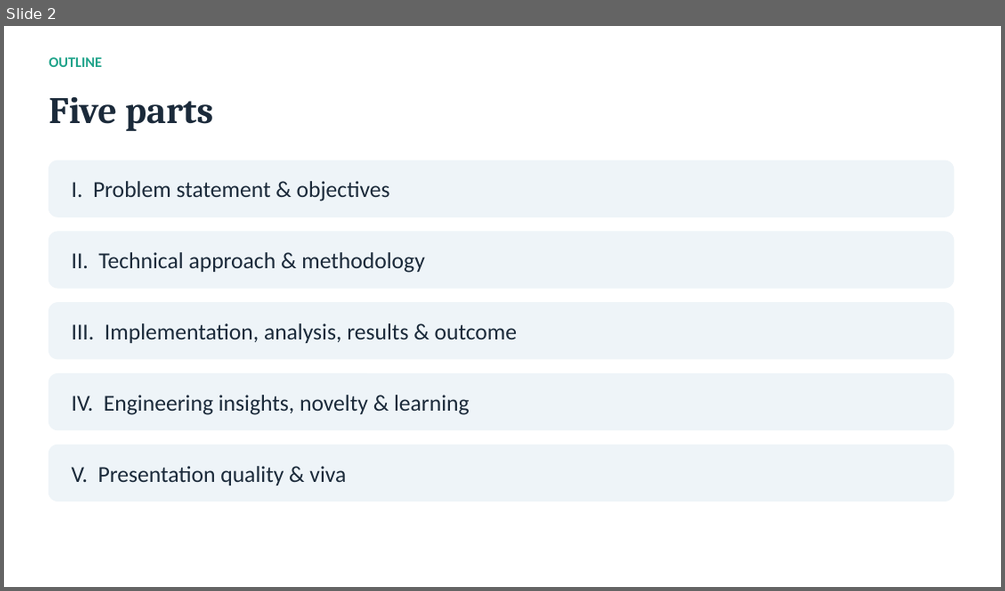
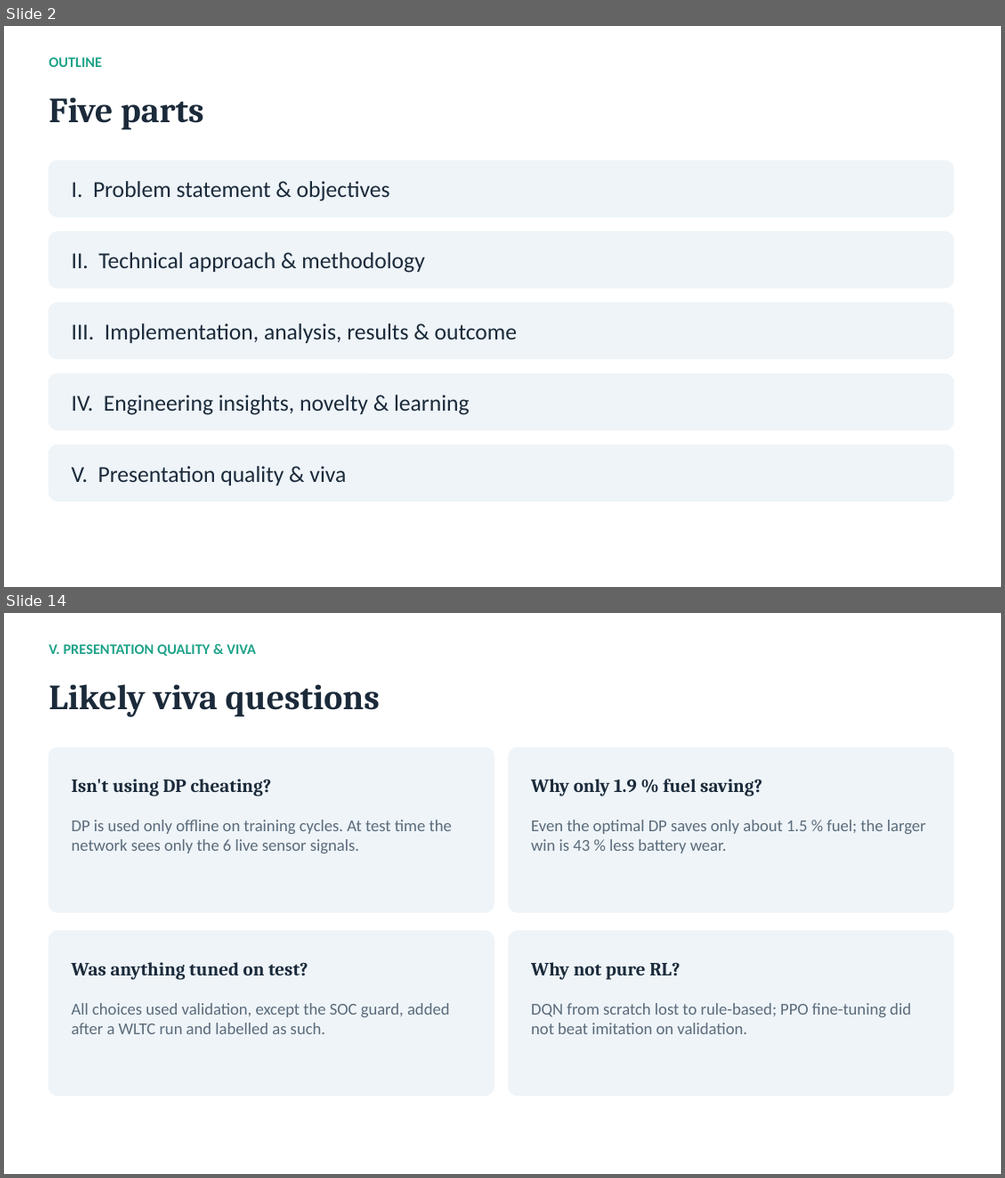
Before and after one commit to Uchihakamal1816/hev-torque-split-drl, a slide deck: HEV_Torque_Split_RL.pptx. Shown one above the other, each under a label of ours: slide 2 before the commit, slides 2 and 14 after it; the slides between them are not shown. The pictures are 1005x591 and 1005x1178 pixels, drawn with LibreOffice and Linux fonts; fonts in the diff are those of the drawing. Boxes give left, top, right and bottom in pixels: in the first picture for what was removed or moved away, otherwise in the second. Text is boxed around its words. In the diff, an @@ line names an element or a change of style, - is before the commit and + after.

```diff
--- a/HEV_Torque_Split_RL.pptx
+++ b/HEV_Torque_Split_RL.pptx
@@ slide 14 added at (x1=4, y1=613, x2=1001, y2=1174), background #FFFFFF @@
@@ text added at (x1=48, y1=644, x2=256, y2=656), 14 pt, text #1FA38A, bold @@
+V. PRESENTATION QUALITY & VIVA
@@ text added at (x1=48, y1=684, x2=380, y2=717), 34 pt, text #1B2A3A, bold @@
+Likely viva questions
@@ rounded rectangle added at (x1=48, y1=747, x2=494, y2=912), fill #EEF4F8, outline #EEF4F8 1 pt @@
@@ rounded rectangle added at (x1=509, y1=747, x2=954, y2=912), fill #EEF4F8, outline #EEF4F8 1 pt @@
@@ text added at (x1=72, y1=779, x2=272, y2=796), 18 pt, text #1B2A3A, bold @@
+Isn't using DP cheating?
@@ text added at (x1=531, y1=779, x2=762, y2=796), 18 pt, text #1B2A3A, bold @@
+Why only 1.9 % fuel saving?
@@ text added at (x1=72, y1=819, x2=452, y2=853), 16 pt, text #5B6B7A @@
+DP is used only offline on training cycles. At test time the network sees only the 6 live sensor signals.
@@ text added at (x1=531, y1=819, x2=926, y2=853), 16 pt, text #5B6B7A @@
+Even the optimal DP saves only about 1.5 % fuel; the larger win is 43 % less battery wear.
@@ rounded rectangle added at (x1=48, y1=931, x2=494, y2=1095), fill #EEF4F8, outline #EEF4F8 1 pt @@
@@ rounded rectangle added at (x1=509, y1=931, x2=954, y2=1095), fill #EEF4F8, outline #EEF4F8 1 pt @@
@@ text added at (x1=72, y1=962, x2=308, y2=980), 18 pt, text #1B2A3A, bold @@
+Was anything tuned on test?
@@ text added at (x1=531, y1=962, x2=680, y2=980), 18 pt, text #1B2A3A, bold @@
+Why not pure RL?
@@ text added at (x1=72, y1=1003, x2=450, y2=1034), 16 pt, text #5B6B7A @@
+All choices used validation, except the SOC guard, added after a WLTC run and labelled as such.
@@ text added at (x1=531, y1=1003, x2=911, y2=1034), 16 pt, text #5B6B7A @@
+DQN from scratch lost to rule-based; PPO fine-tuning did not beat imitation on validation.
@@ slide 2 changed as well @@
@@ text "Five parts" at (x1=48, y1=97, x2=204, y2=130): size 36 to 34 pt @@
```
Also in this commit, not shown: 4 other slides changed, 9 other slides added, 8 slides removed, 47 other files.
